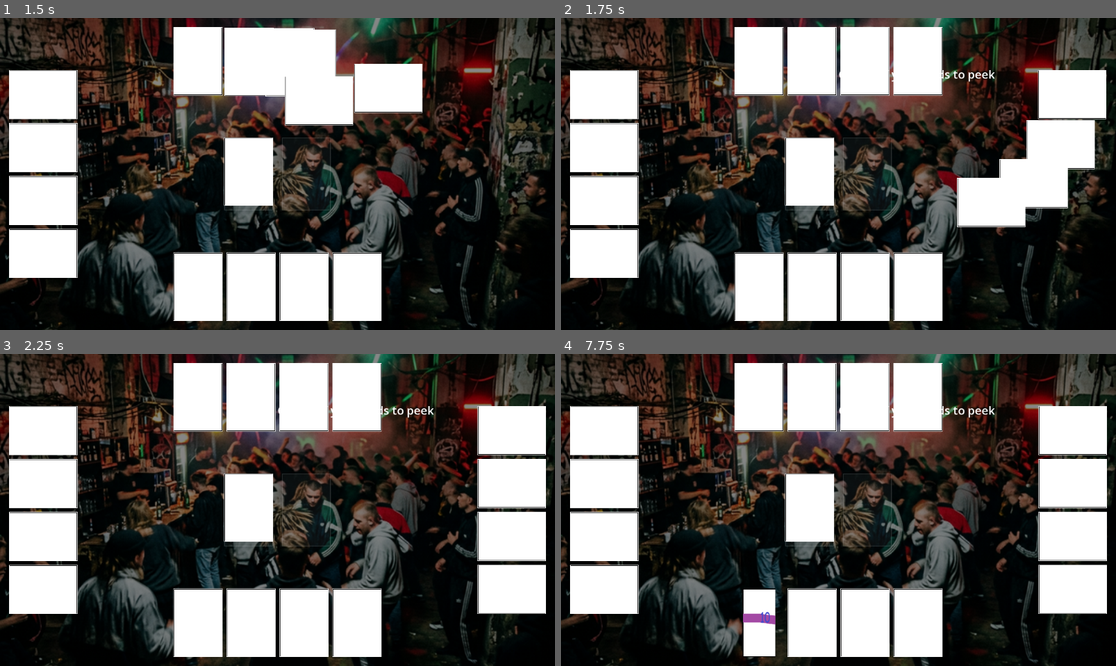
Above: before the commit, frames 1-4 (two rows, left to right).
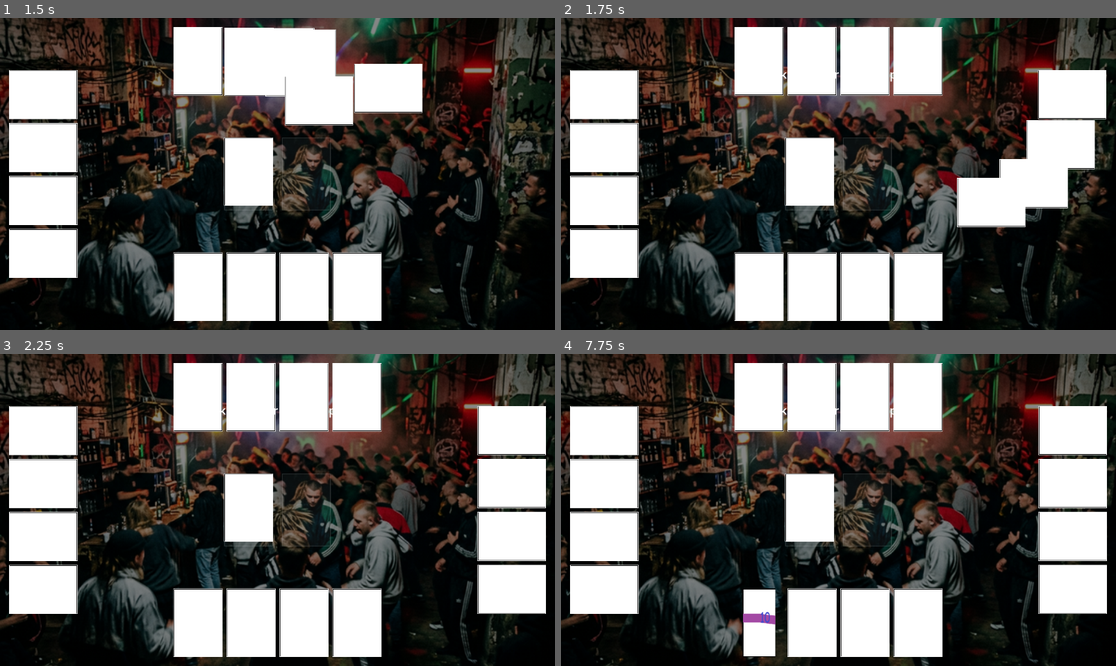
Above: after the commit, the same moments.

Repository: DinVin24/dutch
Game: Godot game, scene res://main_menu.tscn
Same seed, same stepped clock (60 frames per second), same inputs: the game is played once before the commit and once after it.
Inputs (mouse positions are in pixels of both pictures, inside the frame that each line leads up to):
- Up to frame 1 (1.5 s): click "Start" at 0.5 s; click (249, 170) at 1.27 s
- Up to frame 2 (1.75 s): no input
- Up to frame 3 (2.25 s): click (249, 506) at 2.02 s
- Up to frame 4 (7.75 s): click (810, 506) at 2.77 s; tap Enter at 3.5, 5, 6.5 s; click (810, 506) at 3.67 s; tap Space at 4.25, 5.75, 7.25 s; move the mouse to (810, 506) at 4.27 s; click (810, 506) at 4.42 s; move the mouse to (805, 506) at 5.02 s; click (805, 506) at 5.17 s; move the mouse to (805, 503) at 5.77 s; click (805, 503) at 5.92 s; move the mouse to (805, 503) at 6.52 s; click (805, 503) at 6.67 s; move the mouse to (760, 622) at 7.27 s; click (760, 622) at 7.42 s

Frame 1 is identical in both runs. In frame 2, 0.2% of the frame differs, in the area x 39-79%, y 16-21%; in frame 3, 0.2%; in frame 4, 0.2%.

Commit message:
fix: correct alert UI layout and Z-index
- Set z_index = 100 for TurnLabel and AbilityMessage to stay on top
- Set grow_horizontal = GROW_DIRECTION_BOTH for proper centering
- Created GitHub issue #10 for tracking

Diff:
--- a/game_board.gd
+++ b/game_board.gd
@@ -79,6 +79,8 @@
 		var label = Label.new()
 		label.name = "TurnLabel"
 		label.horizontal_alignment = HORIZONTAL_ALIGNMENT_CENTER
+		label.grow_horizontal = Control.GROW_DIRECTION_BOTH
+		label.z_index = 100
 		$GameUI/MainHUD.add_child(label)
 		label.set_anchors_preset(Control.PRESET_CENTER_TOP)
 		label.position.y += 10
@@ -176,6 +178,8 @@
 		label = Label.new()
 		label.name = "AbilityMessage"
 		label.horizontal_alignment = HORIZONTAL_ALIGNMENT_CENTER
+		label.grow_horizontal = Control.GROW_DIRECTION_BOTH
+		label.z_index = 100
 		label.set_anchors_and_offsets_preset(Control.PRESET_CENTER_TOP, Control.PRESET_MODE_KEEP_WIDTH, 100)
 		get_node("GameUI/MainHUD").add_child(label)
 		label.add_theme_font_size_override("font_size", 24)
